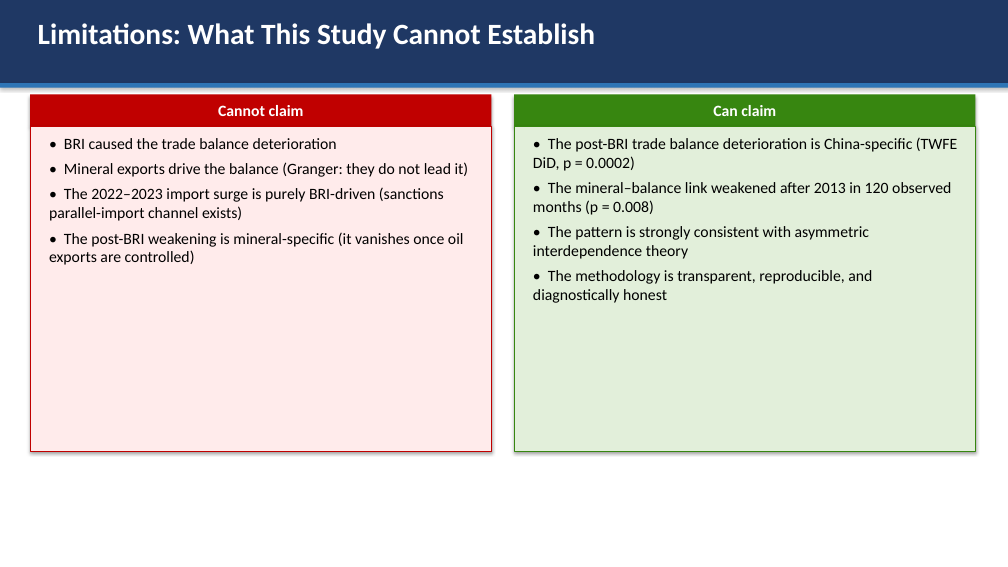
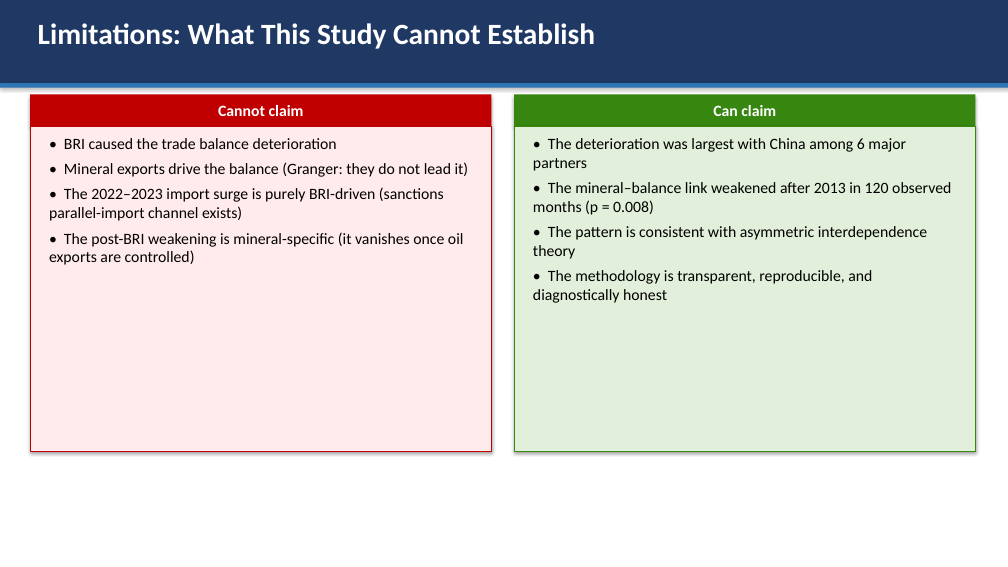
Before and after one commit to omirbeknikar-ship-it/dissertation-final, a slide deck: slide 20 of Paper/defense_presentation.pptx. Drawn at 1008x567 pixels with LibreOffice and Linux fonts; fonts in the diff are those of the drawing. Boxes give left, top, right and bottom in pixels: in the first picture for what was removed or moved away, otherwise in the second. Text is boxed around its words. In the diff, an @@ line names an element or a change of style, - is before the commit and + after.

```diff
--- a/Paper/defense_presentation.pptx
+++ b/Paper/defense_presentation.pptx
@@ text at (533, 138, 906, 171): text changed @@
-• The post-BRI trade balance deterioration is China-specific (TWFE DiD, p = 0.0002)
+• The deterioration was largest with China among 6 major partners
@@ text at (533, 226, 927, 259): text changed @@
-• The pattern is strongly consistent with asymmetric interdependence theory
+• The pattern is consistent with asymmetric interdependence theory
```
Also in this commit, not shown: 4 other slides changed, 29 other files.
